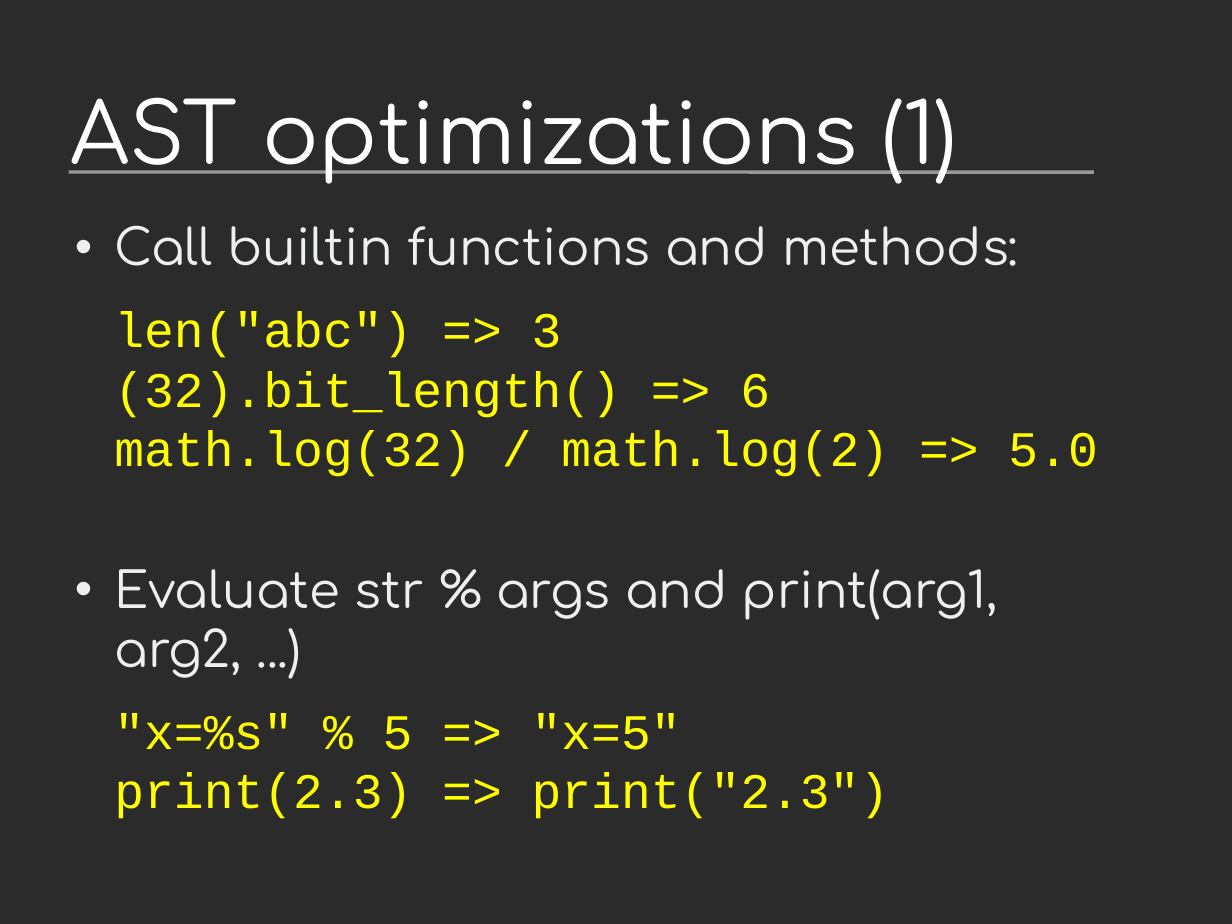
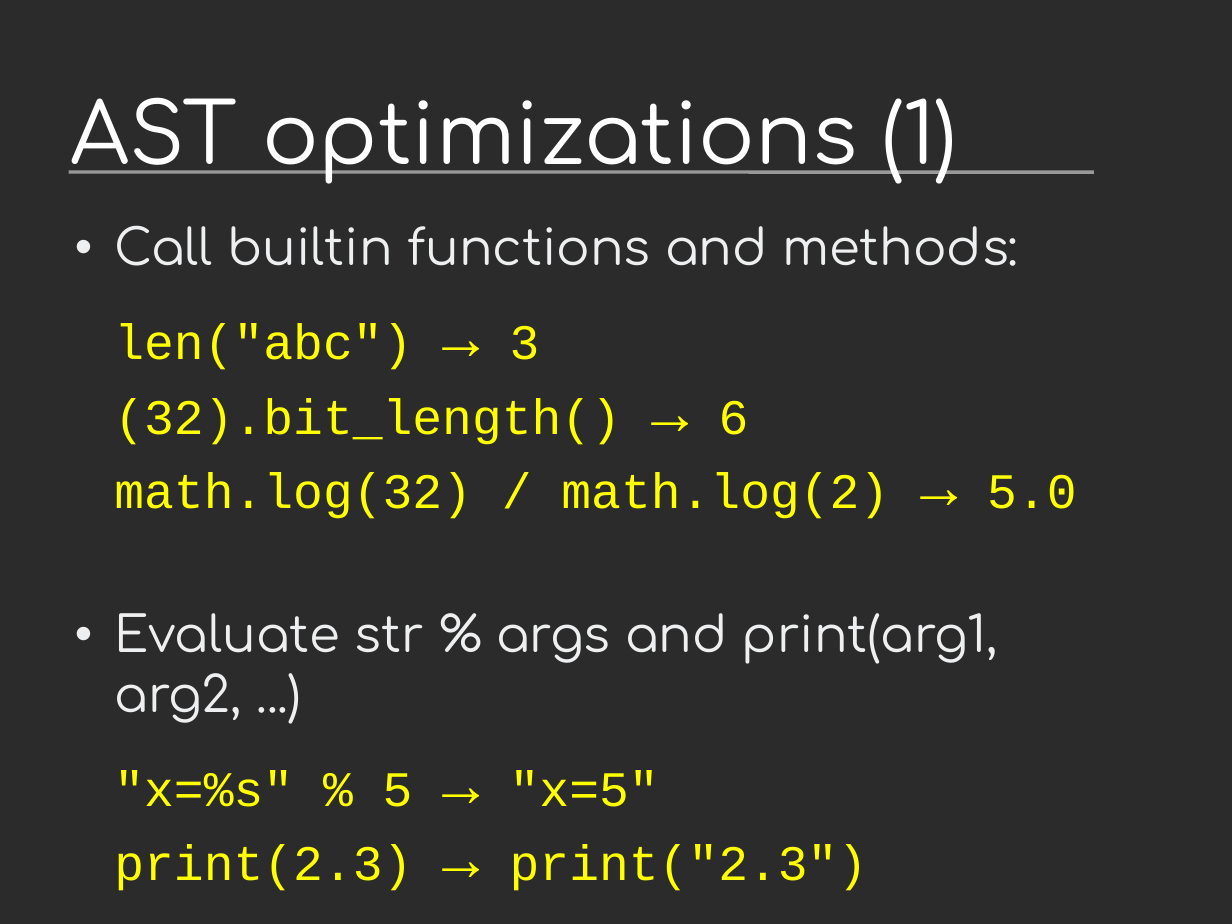
Before and after one commit to vstinner/talks, a slide deck: slide 11 of 2013-FOSDEM/faster_cpython.odp (slide 9 before the commit). Drawn at 1232x924 pixels with LibreOffice and Linux fonts; fonts in the diff are those of the drawing; background and template pictures are left out; a plain dark background stands for a picture behind light text. Boxes give left, top, right and bottom in pixels: in the first picture for what was removed or moved away, otherwise in the second. Text is boxed around its words. In the diff, an @@ line names an element or a change of style, - is before the commit and + after.

```diff
--- a/2013-FOSDEM/faster_cpython.odp
+++ b/2013-FOSDEM/faster_cpython.odp
@@ text at (114, 324, 1076, 519): text changed @@
-len("abc") => 3
-(32).bit_length() => 6
-math.log(32) / math.log(2) => 5.0
+len("abc") → 3
+(32).bit_length() → 6
+math.log(32) / math.log(2) → 5.0
@@ text at (114, 770, 868, 891): text changed @@
-"x=%s" % 5 => "x=5"
-print(2.3) => print("2.3")
+"x=%s" % 5 → "x=5"
+print(2.3) → print("2.3")
```
Also in this commit, not shown: 14 other slides changed, 5 slides added, 1 other file.
